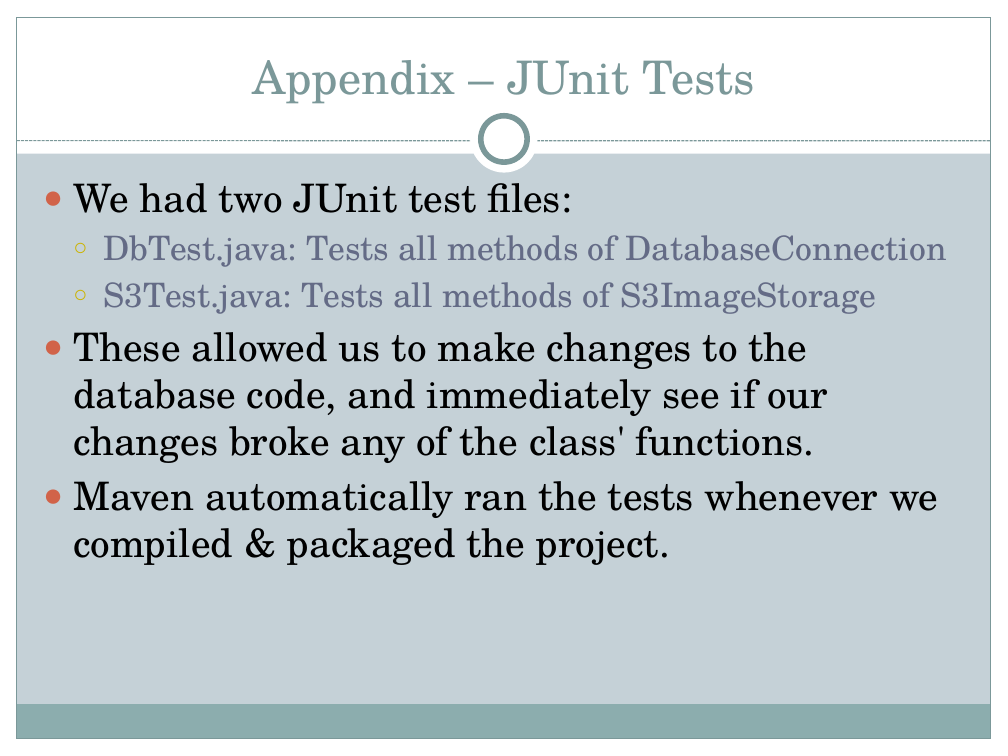
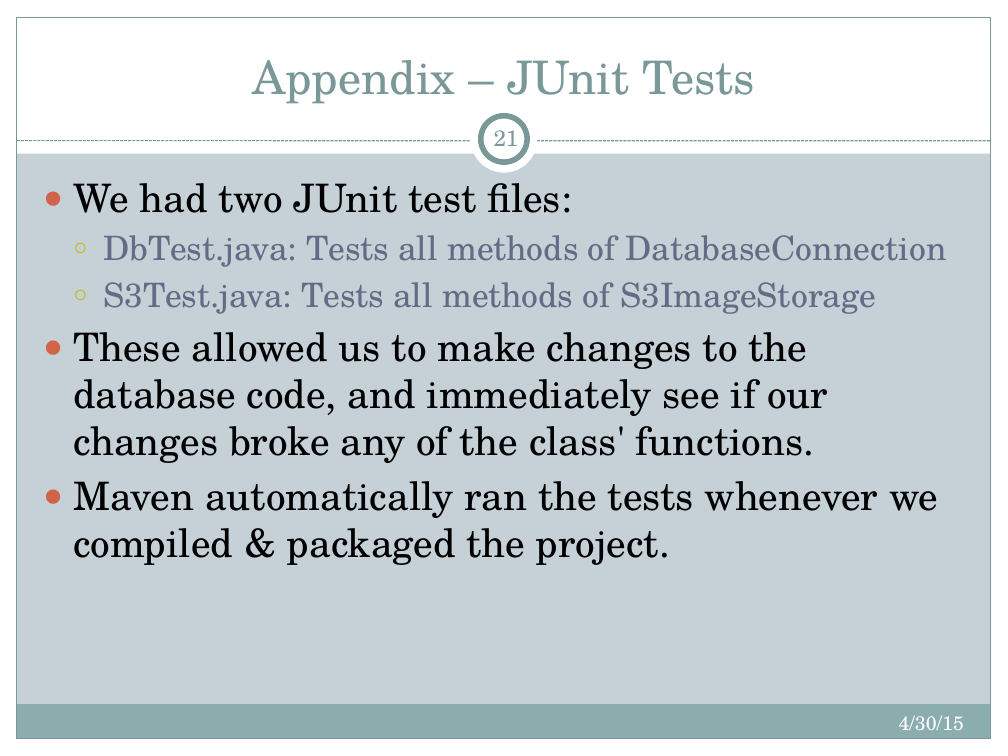
Before and after one commit to tmcnulty14/guardians-md, a slide deck: slide 21 of Guardians of the GUI MD System Presentation.pptx (slide 3 before the commit). Drawn at 1008x756 pixels with LibreOffice and Linux fonts; fonts in the diff are those of the drawing. Boxes give left, top, right and bottom in pixels: in the first picture for what was removed or moved away, otherwise in the second. Text is boxed around its words. In the diff, an @@ line names an element or a change of style, - is before the commit and + after.

```diff
--- a/Guardians of the GUI MD System Presentation.pptx
+++ b/Guardians of the GUI MD System Presentation.pptx
@@ page number added at (494, 124, 519, 146), 16 pt, text #7C999A @@
+21
@@ text added at (899, 715, 964, 730), 14 pt, text #FFFFFF @@
+4/30/15
```
Also in this commit, not shown: 7 other slides changed, 19 slides added, 1 other file.
